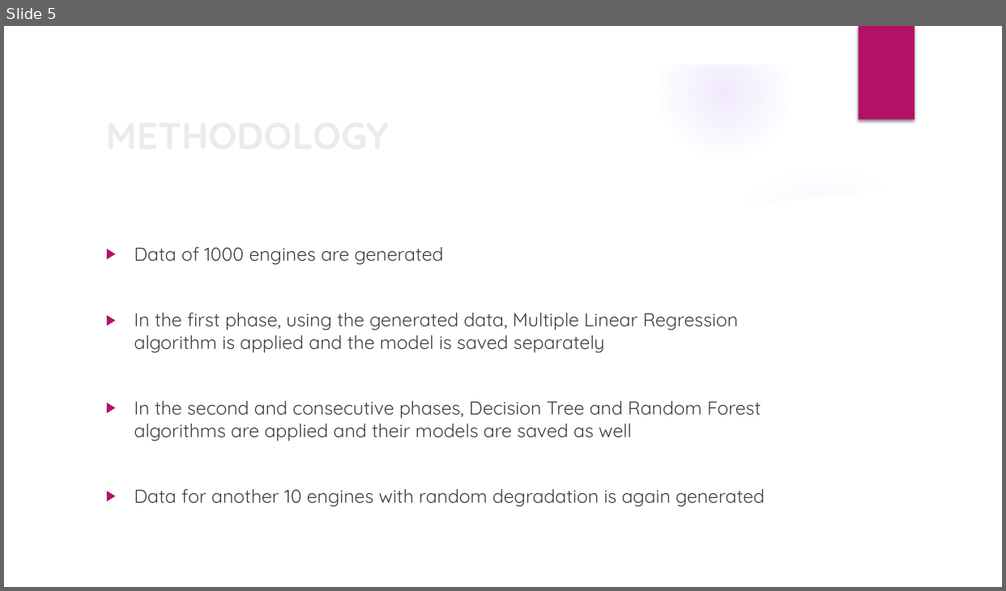
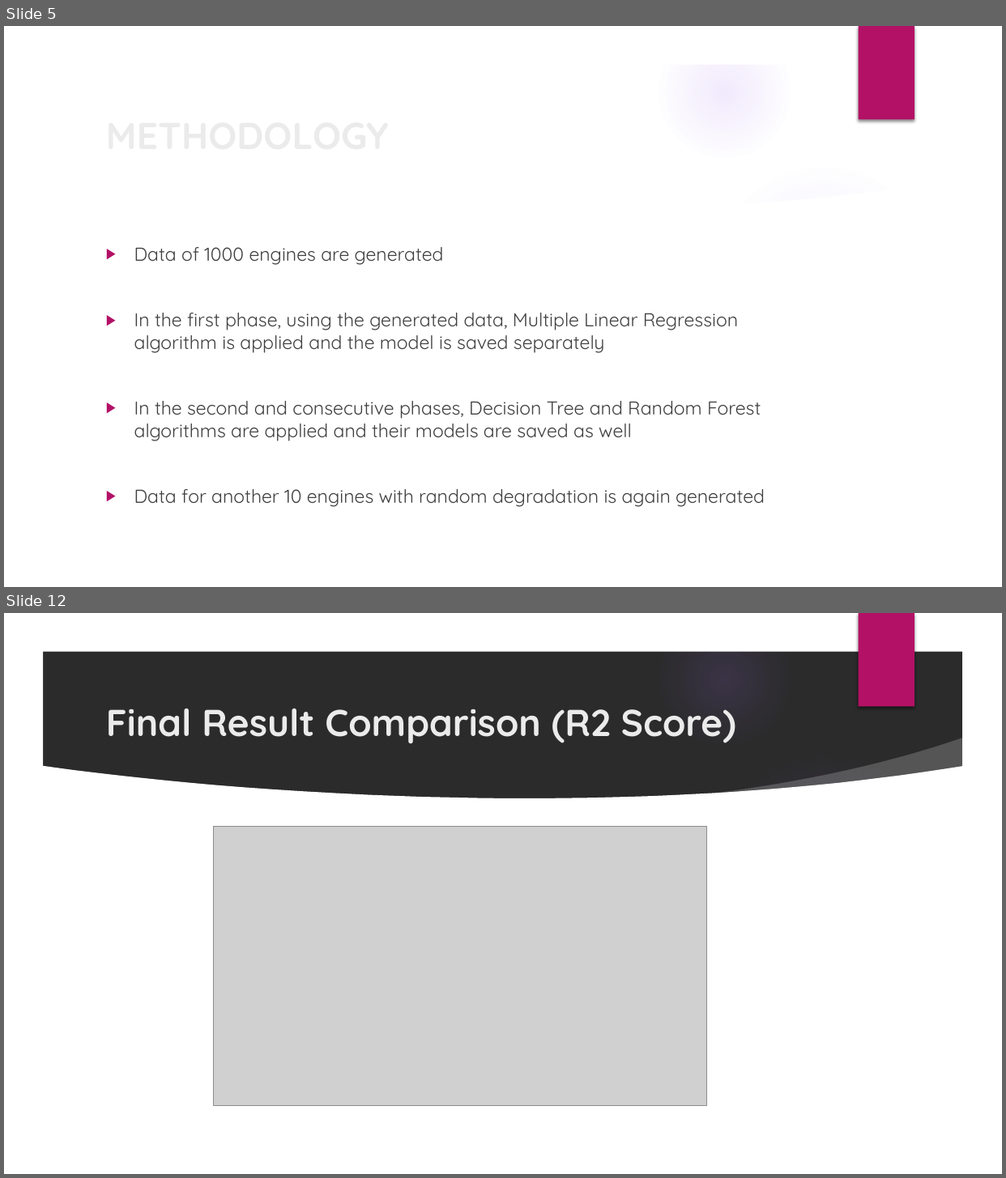
Before and after one commit to nsudhanva/ectm, a slide deck: docs/ectm_presentation.pptx. Shown one above the other, each under a label of ours: slide 5 before the commit, slides 5 and 12 after it; the slides between them are not shown. The pictures are 1006x591 and 1006x1178 pixels, drawn with LibreOffice and Linux fonts; fonts in the diff are those of the drawing; grey boxes stand for pictures; background and template pictures are left out; a plain dark background stands for a picture behind light text. Boxes give left, top, right and bottom in pixels: in the first picture for what was removed or moved away, otherwise in the second. Text is boxed around its words. In the diff, an @@ line names an element or a change of style, - is before the commit and + after.

```diff
--- a/docs/ectm_presentation.pptx
+++ b/docs/ectm_presentation.pptx
@@ slide 12 added at [4,613,1002,1174], background picture (left out); not listed: 9 template elements that a slide beside it also shows @@
@@ title added at [106,709,736,743], 36 pt, text #EBEBEB, bold @@
+Final Result Comparison (R2 Score)
@@ picture added at [213,826,706,1106] @@
```
Also in this commit, not shown: 4 slides changed, 2 other slides added, 3 slides removed, 4 other files.
